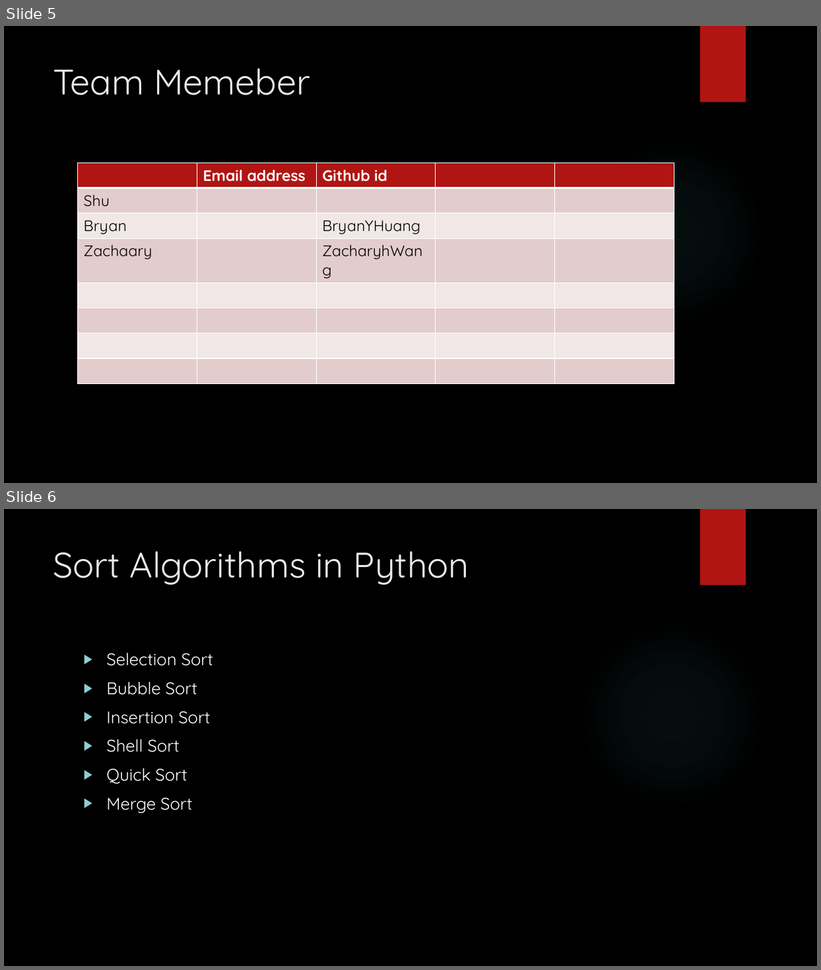
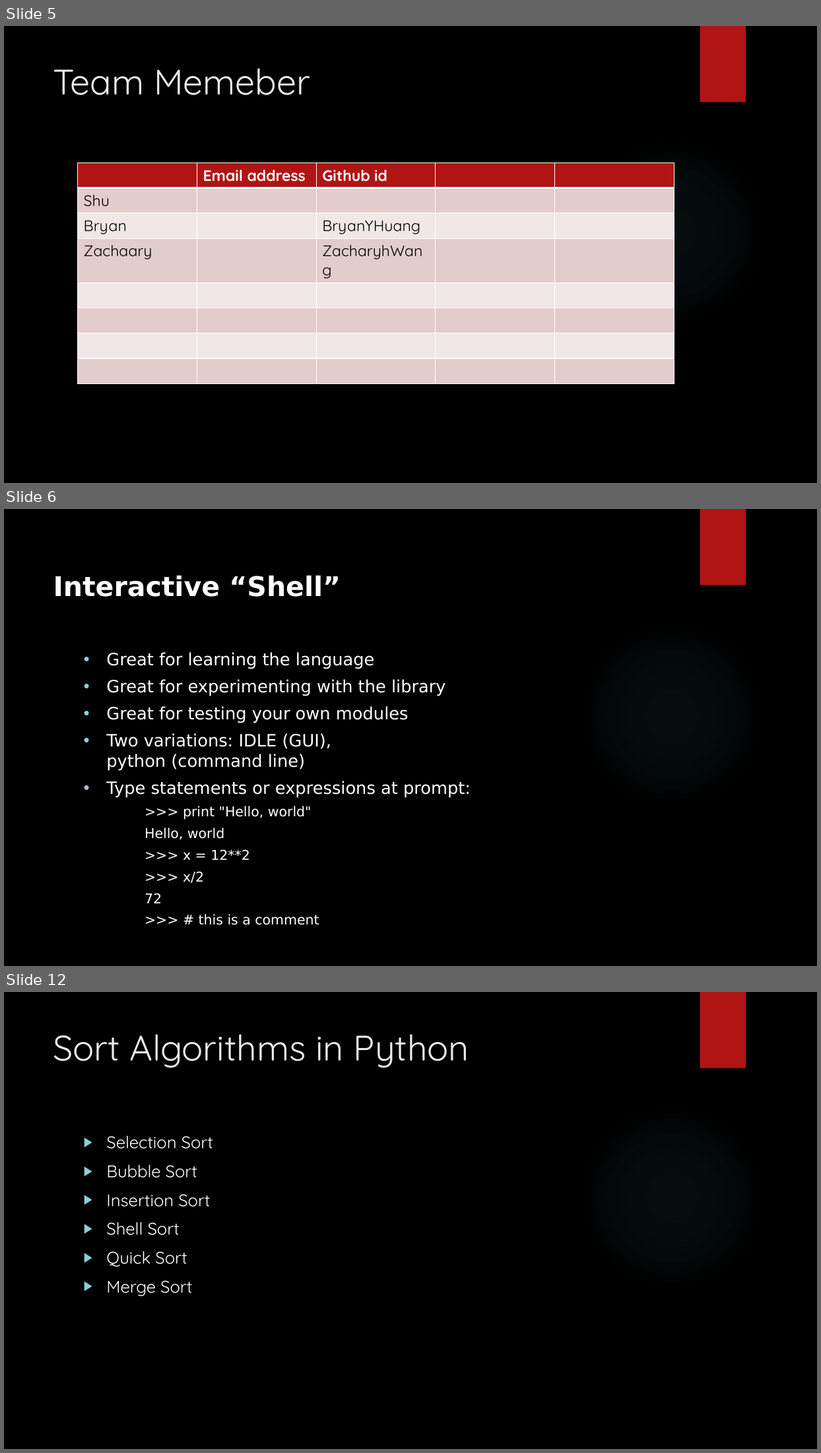
Before and after one commit to stargazingtech/build-discord-bots, a slide deck: build-discord-bots-with-Python.pptx. Shown one above the other, each under a label of ours: slides 5 and 6 before the commit, slides 5, 6 and 12 after it; the slides between them are not shown. The pictures are 821x970 and 821x1453 pixels, drawn with LibreOffice and Linux fonts; fonts in the diff are those of the drawing; background and template pictures are left out. Boxes give left, top, right and bottom in pixels: in the first picture for what was removed or moved away, otherwise in the second. Text is boxed around its words. In the diff, an @@ line names an element or a change of style, - is before the commit and + after.

```diff
--- a/build-discord-bots-with-Python.pptx
+++ b/build-discord-bots-with-Python.pptx
@@ slide 6 added at [4,509,817,966], background picture (left out); not listed: 2 template elements that a slide beside it also shows @@
@@ title added at [54,575,341,597], 32 pt, text #FFFFFF, bold @@
+Interactive “Shell”
@@ text added at [106,652,471,925], 20 pt, text #FFFFFF @@
+• Great for learning the language
+• Great for experimenting with the library
+• Great for testing your own modules
+• Two variations: IDLE (GUI),
+  python (command line)
+• Type statements or expressions at prompt:
+    >>> print "Hello, world"
+    Hello, world
+    >>> x = 12**2
+    >>> x/2
+    72
+    >>> # this is a comment
@@ what was slide 6 is now slide 12 @@
```
Also in this commit, not shown: 1 slide changed, 17 other slides added.
